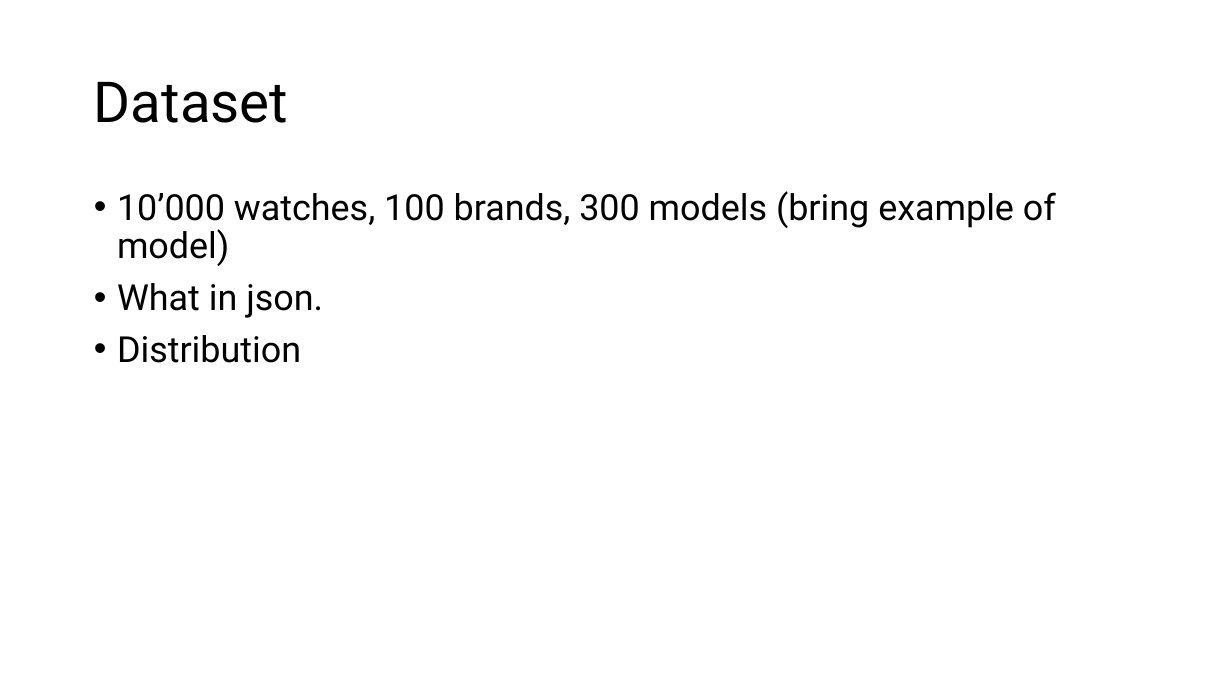
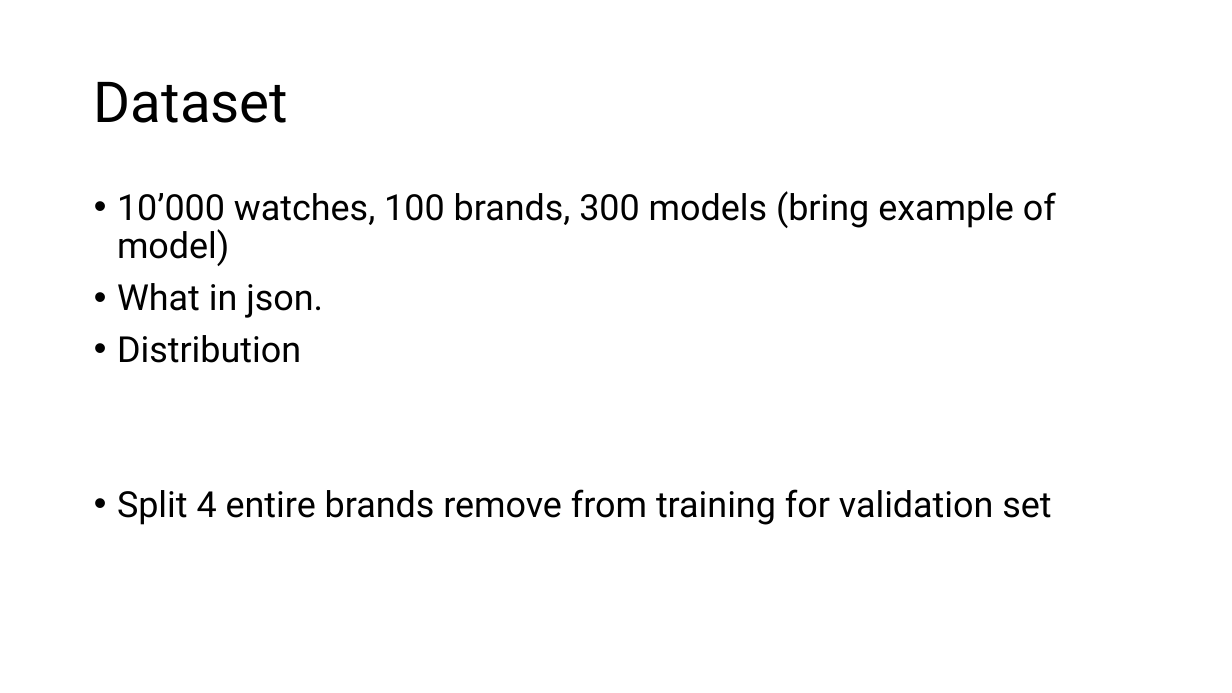
Before and after one commit to Luk-stud/Watch-recomender-DISPRO, a slide deck: slide 5 of Base_DISPRO Präsi.pptx (slide 4 before the commit). Drawn at 1232x693 pixels with LibreOffice and Linux fonts; fonts in the diff are those of the drawing. Boxes give left, top, right and bottom in pixels: in the first picture for what was removed or moved away, otherwise in the second. Text is boxed around its words. In the diff, an @@ line names an element or a change of style, - is before the commit and + after.

```diff
--- a/Base_DISPRO Präsi.pptx
+++ b/Base_DISPRO Präsi.pptx
@@ text at [117, 489, 1051, 525]: paragraph added @@
+• Split 4 entire brands remove from training for validation set
```
Also in this commit, not shown: 8 other slides changed, 6 slides added, 2 slides removed.
